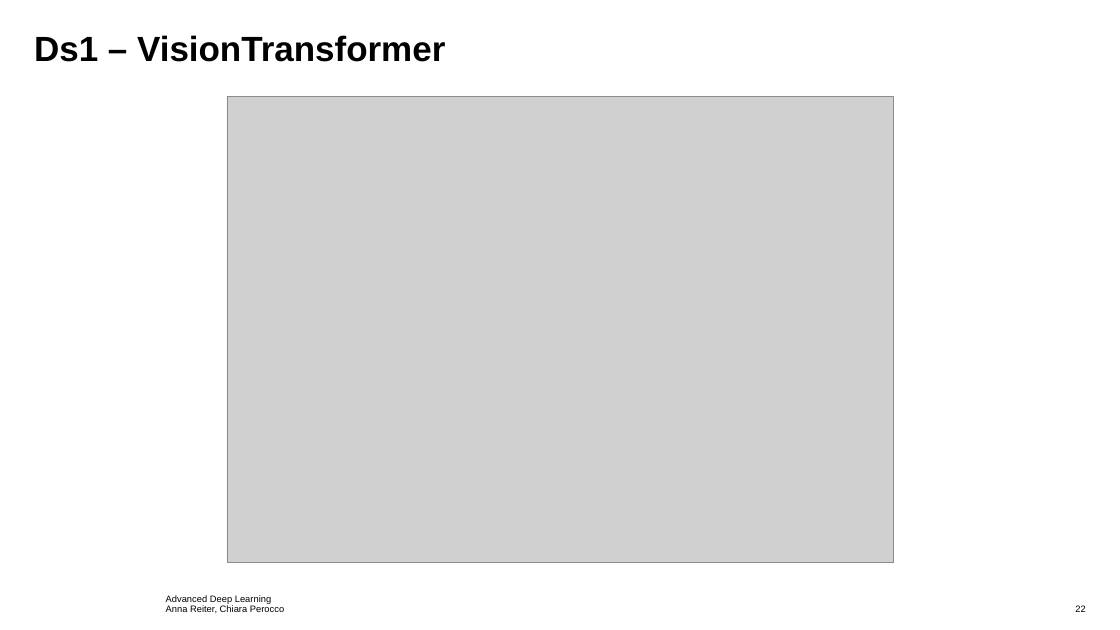
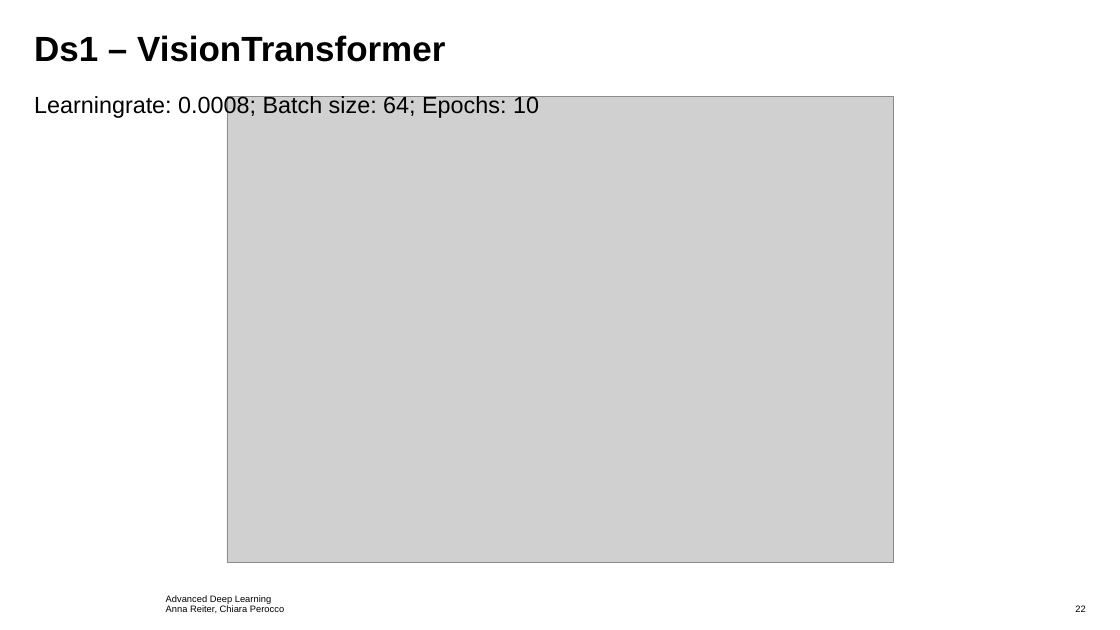
Before and after one commit to ChiaraPerocco/ADL-Project, a slide deck: slide 22 of Presentation/pres.pptx. Drawn at 1120x630 pixels with LibreOffice and Linux fonts; fonts in the diff are those of the drawing; grey boxes stand for pictures; background and template pictures are left out. Boxes give left, top, right and bottom in pixels: in the first picture for what was removed or moved away, otherwise in the second. Text is boxed around its words. In the diff, an @@ line names an element or a change of style, - is before the commit and + after.

```diff
--- a/Presentation/pres.pptx
+++ b/Presentation/pres.pptx
@@ text added at (x1=34, y1=94, x2=539, y2=118), 20 pt, text #000000 @@
+Learningrate: 0.0008; Batch size: 64; Epochs: 10
```
Also in this commit, not shown: 2 other slides changed, 2 other files.
